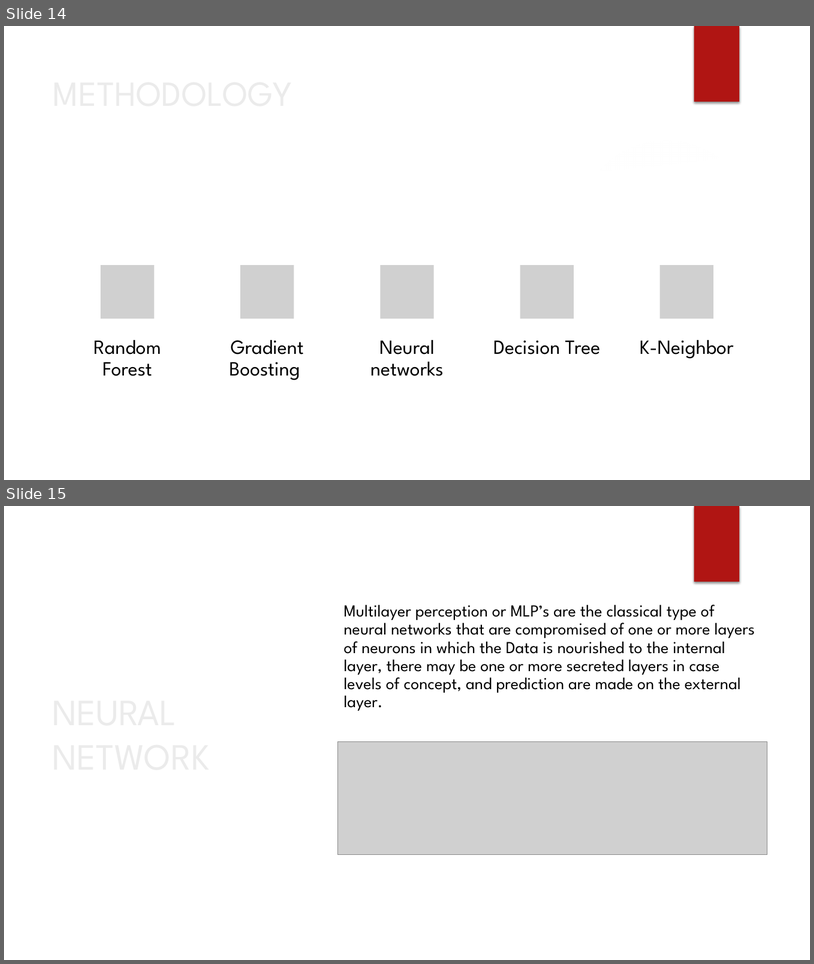
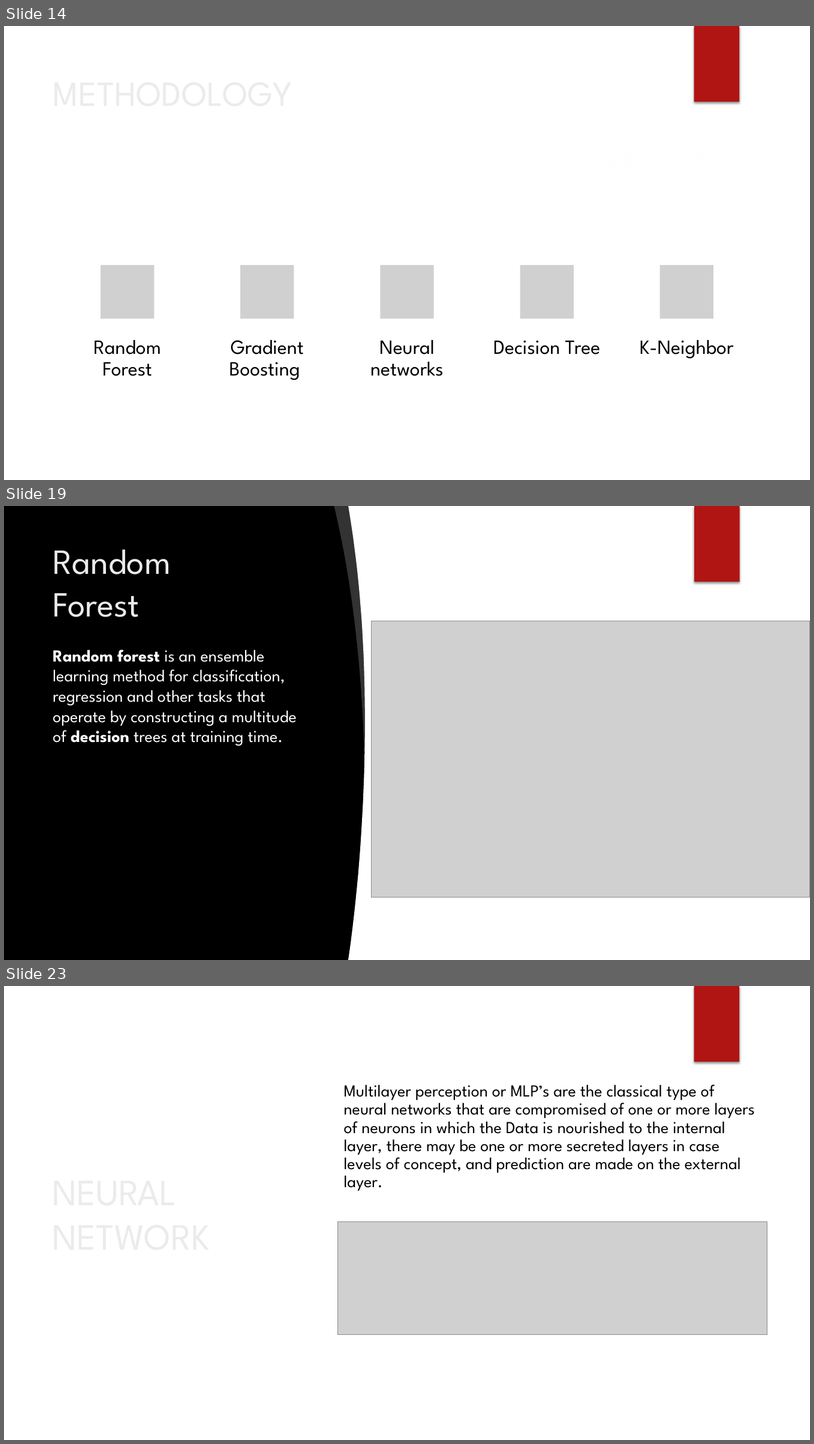
Before and after one commit to varinderjit123/LOS, a slide deck: LOS_Presentation.pptx. Shown one above the other, each under a label of ours: slides 14 and 15 before the commit, slides 14, 19 and 23 after it; the slides between them are not shown. The pictures are 814x964 and 814x1444 pixels, drawn with LibreOffice and Linux fonts; fonts in the diff are those of the drawing; grey boxes stand for pictures; background and template pictures are left out. Boxes give left, top, right and bottom in pixels: in the first picture for what was removed or moved away, otherwise in the second. Text is boxed around its words. In the diff, an @@ line names an element or a change of style, - is before the commit and + after.

```diff
--- a/LOS_Presentation.pptx
+++ b/LOS_Presentation.pptx
@@ slide 19 added at [4,506,810,960], background picture (left out) @@
@@ freeform shape added at [335,506,371,751], fill #FFFFFF at 20% opacity @@
@@ freeform shape added at [348,506,810,960], fill #FFFFFF @@
@@ rectangle added at [694,506,740,582], fill #B01513 @@
@@ rectangle added at [695,506,740,582], fill #B01513 @@
@@ title added at [53,549,171,617], 42 pt, text #EBEBEB @@
+Random
+Forest
@@ picture added at [371,621,810,897] @@
@@ ellipse added at [573,617,759,803], fill gradient #50B9C1 @@
@@ text added at [53,649,297,745], 20 pt, text #FFFFFF @@
+Random forest is an ensemble learning method for classification, regression and other tasks that operate by constructing a multitude of decision trees at training time.
@@ what was slide 15 is now slide 23 @@
```
Also in this commit, not shown: 2 slides changed, 7 other slides added.
